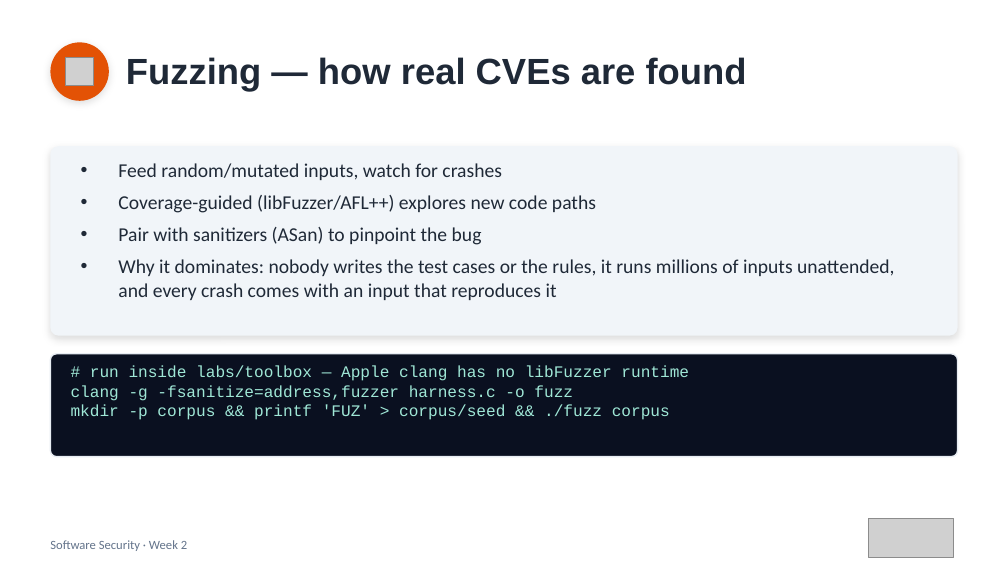
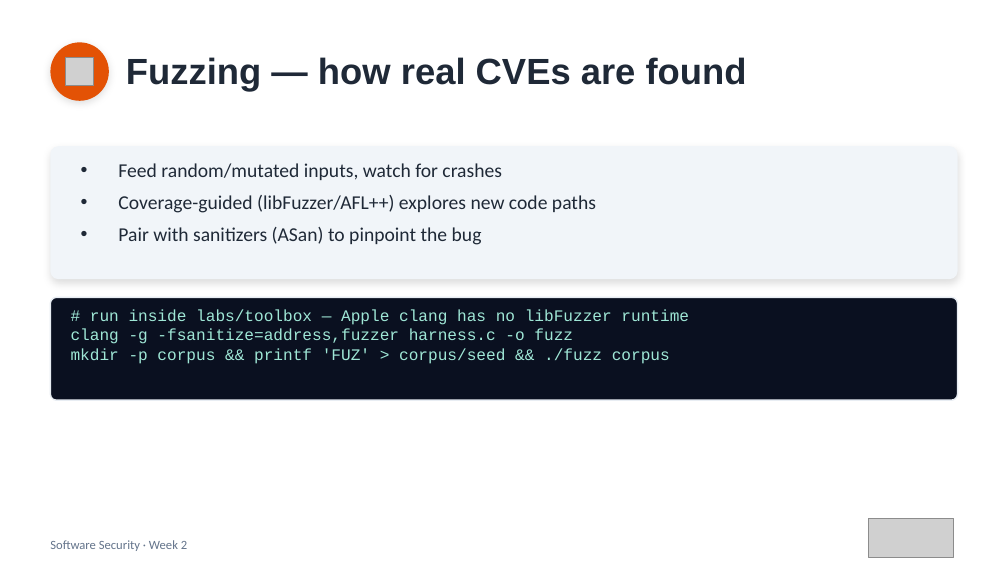
Before and after one commit to nutthakorn7/software-security, a slide deck: slide 9 of slides/pptx/week02.pptx (slide 10 before the commit). Drawn at 1008x567 pixels with LibreOffice and Linux fonts; fonts in the diff are those of the drawing; grey boxes stand for pictures. Boxes give left, top, right and bottom in pixels: in the first picture for what was removed or moved away, otherwise in the second. Text is boxed around its words. In the diff, an @@ line names an element or a change of style, - is before the commit and + after.

```diff
--- a/slides/pptx/week02.pptx
+++ b/slides/pptx/week02.pptx
@@ rounded rectangle: place and size @@
-rounded rectangle at box(50, 146, 958, 336)
+rounded rectangle at box(50, 146, 958, 279)
@@ rounded rectangle at box(50, 146, 958, 279): proportions changed @@
@@ text at box(118, 259, 894, 300): paragraph removed @@
-• Why it dominates: nobody writes the test cases or the rules, it runs millions of inputs unattended, and every crash comes with an input that reproduces it
@@ rounded rectangle: place and size @@
-rounded rectangle at box(50, 354, 958, 457)
+rounded rectangle at box(50, 297, 958, 400)
@@ text "# run inside labs/toolbox — ...": place and size @@
-text "# run inside labs/toolbox — ..." at box(71, 366, 689, 420)
+text "# run inside labs/toolbox — ..." at box(71, 309, 689, 364)
```
Also in this commit, not shown: 3 other slides changed, 1 slide removed, 3 other files.
